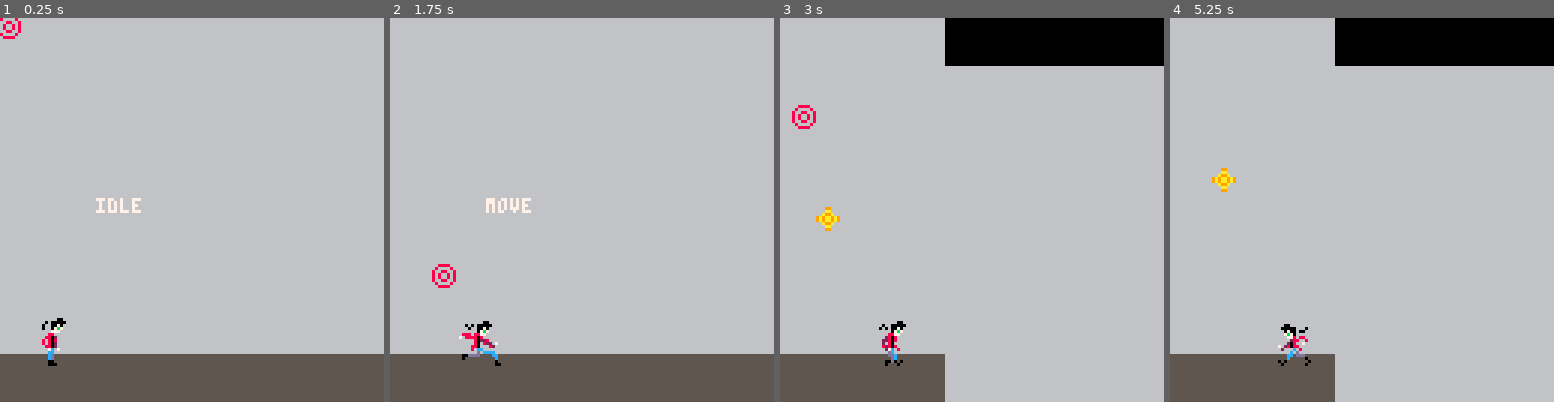
Above: before the commit, frames 1-4 (left to right).
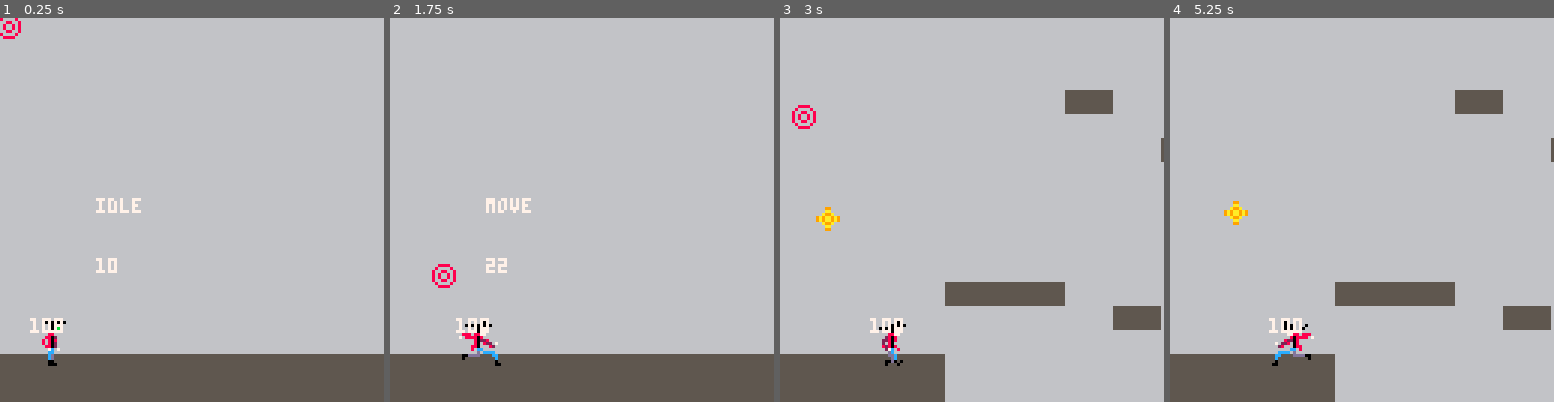
Above: after the commit, the same moments.

Repository: imELVEE/evils-edge
Game: PICO-8 cartridge simple-gravity.p8
Two runs of this game, one before a commit and one after it. Both use one fixed random seed, a clock stepped at 60 frames per second and the inputs below.
Inputs (mouse positions are in pixels of both pictures, inside the frame that each line leads up to):
- Up to frame 1 (0.25 s): no input
- Up to frame 2 (1.75 s): click (670, 121) at 0.67 s; click (436, 267) at 1.22 s; hold Right from 1.6 s (still down)
- Up to frame 3 (3 s): click (887, 114) at 1.77 s; release Right at 2.1 s; hold Up 2.15-2.42 s; click (952, 259) at 2.32 s; hold Right from 2.47 s (still down); click (1014, 106) at 2.87 s
- Up to frame 4 (5.25 s): release Right at 3.03 s; hold Left 3.08-3.58 s; click (1465, 256) at 3.42 s; click (1231, 102) at 3.97 s; hold Right 4.02-4.68 s; click (1292, 248) at 4.52 s; hold Up 4.73-5.03 s; click (1354, 94) at 5.07 s; hold Left from 5.08 s (still down)

The runs differ from the first frame. In frame 1, 0.3% of the frame differs, in the area x 7-31%, y 62-83%; in frame 2, 0.3%; in frame 3, 11%; in frame 4, 12%, in the area x 10-100%, y 0-91%.

Commit message:
simple map generator and working platforming

Diff:
--- a/simple-gravity.p8
+++ b/simple-gravity.p8
@@ -8,25 +8,39 @@
 	mouse.init()
 
 	bullets = {}
+
+	init_level_1()
 end
 
 function _update()
+	if (player.x > 120) then
+		floor = level_1_floor[ceil(player.x/8)]*8 - 15
+	else
+		floor = 100
+	end
 	gravity(player)
 	bullet_travel()
 
 	move(player)
 	jump(player)
 	shoot(player)
+
+	restart_check()
 end
 
 function _draw()
 	cls()
 	map()
+	draw_map(level_1_floor)
 	draw_sprite(player)
 	draw_target()
 	draw_bullets()
 	camera_follow()
 	print(player.state,32,60, 7)
+	print(player.x,32,80,7)
+	if (player.x >= 10) then
+		print(floor,player.x,floor,7)
+	end
 end
 -->8
 // world logic
@@ -36,11 +50,11 @@
 	end
 
 	if (unit.gravity) then
-		if (unit.y < floor) then
+		if (unit.y <= floor+5 and unit.y >= floor-5) then
+			unit.jump_cycle = 0
+			unit.y = floor
+		else
 			unit.y += 5
-		else
-			unit.y = floor
-			unit.jump_cycle = 0
 		end
 	end
 end
@@ -60,6 +74,12 @@
 		camera(player.x)
 	elseif (player.x < peek2(0x5f28)) then
 		camera(player.x-70)
+	end
+end
+
+function restart_check()
+	if (player.y > 120) then
+		_init()
 	end
 end
 -->8
@@ -121,6 +141,19 @@
 function draw_bullets()
 	for i,b in ipairs(bullets) do
 		spr(16,b.x,b.y)
+	end
+end
+
+function draw_map(floor_map)
+	for i,v in ipairs(floor_map) do
+		if (i > 15) then
+			mset(i,v,129)
+			for h = 0, 16 do
+				if (h != v) then
+					mset(i,h,128)
+				end
+			end
+		end
 	end
 end
 -->8
@@ -270,6 +303,24 @@
 }
 
 
+-->8
+// map gen
+
+function init_level_1()
+	level_1_floor = {}
+	for lvl_x = 1, 120 do
+		y = rnd(14)
+		if (y < 3) then
+		 y = -1
+		end
+		length = rnd(4+2)
+		for x_it = 0, length do
+			add(level_1_floor,flr(y))
+		end
+	end
+
+	return level_1_floor;
+end
 __gfx__
 0000000000888800fffffffff00fffffffffffffffffffffffffffffffffffffffffffffffffffffffffffffffffffffffffffffffffffffffffffffffffffff
 0000000008000080fffff0f00000fffffffffffff00ffffffffffffffffffffffffffffffffffffffffffffffffffffffffffffff00ffffffffffffff00fffff
@@ -336,30 +387,43 @@
 00008777777800000000000000000000000000000000000000000000000000000000000000000000000000000000000000000000000000000000000000000000
 00000888888000000000000000000000000000000000000000000000000000000000000000000000000000000000000000000000000000000000000000000000
 66666666555555550000000000000000000000000000000000000000000000000000000000000000000000000000000000000000000000000000000000000000
-66666666555555550000000000000000000000000000000000000000000000000000000000000000000000000000000000000000000000000000000000000000
-66666666555555550000000000000000000000000000000000000000000000000000000000000000000000000000000000000000000000000000000000000000
-66666666555555550000000000000000000000000000000000000000000000000000000000000000000000000000000000000000000000000000000000000000
+66666666555555550000000000000000000000000000000000000000000000080808080808080808080808080808080808080808080808080808080808080808
+66666666555555550000000000000000000000000000000000000000000000000000000000000000000000000000000000000000000000000000000000000000
+66666666555555550000000000000000000000000000000000000000000000080808080808080808080808080808080808080808080808080808080808080808
 66666666555555550000000000000000000000000000000000000000000000000000000000000000000000000000000000000000000000000000000000000000
 66666666555555550000000000000000000000000000000000000000000000000000000000000000000000000000000000000000000000000000000000000000
 66666666555555550000000000000000000000000000000000000000000000000000000000000000000000000000000000000000000000000000000000000000
 66666666555555550000000000000000000000000000000000000000000000000000000000000000000000000000000000000000000000000000000000000000
 __map__
-8080808080808080808080808080808000000000000000000000000000000000000000000000000000000000000000000000000000000000000000000000000000000000000000000000000000000000000000000000000000000000000000000000000000000000000000000000000000000000000000000000000000000000
-8080808080808080808080808080808000000000000000000000000000000000000000000000000000000000000000000000000000000000000000000000000000000000000000000000000000000000000000000000000000000000000000000000000000000000000000000000000000000000000000000000000000000000
-8080808080808080808080808080808080808080808080808080808080800000000000000000000000000000000000000000000000000000000000000000000000000000000000000000000000000000000000000000000000000000000000000000000000000000000000000000000000000000000000000000000000000000
-8080808080808080808080808080808080808080808080808080808080800000000000000000000000000000000000000000000000000000000000000000000000000000000000000000000000000000000000000000000000000000000000000000000000000000000000000000000000000000000000000000000000000000
-8080808080808080808080808080808080808080808080808080808080800000000000000000000000000000000000000000000000000000000000000000000000000000000000000000000000000000000000000000000000000000000000000000000000000000000000000000000000000000000000000000000000000000
-8080808080808080808080808080808080808080808080808080808080800000000000000000000000000000000000000000000000000000000000000000000000000000000000000000000000000000000000000000000000000000000000000000000000000000000000000000000000000000000000000000000000000000
-8080808080808080808080808080808080808080808080808080808080800000000000000000000000000000000000000000000000000000000000000000000000000000000000000000000000000000000000000000000000000000000000000000000000000000000000000000000000000000000000000000000000000000
-8080808080808080808080808080808080808080808080808080808080800000000000000000000000000000000000000000000000000000000000000000000000000000000000000000000000000000000000000000000000000000000000000000000000000000000000000000000000000000000000000000000000000000
-8080808080808080808080808080808080808080808080808080808080800000000000000000000000000000000000000000000000000000000000000000000000000000000000000000000000000000000000000000000000000000000000000000000000000000000000000000000000000000000000000000000000000000
-8080808080808080808080808080808080808080808080808080808080800000000000000000000000000000000000000000000000000000000000000000000000000000000000000000000000000000000000000000000000000000000000000000000000000000000000000000000000000000000000000000000000000000
-8080808080808080808080808080808080808080808080808080808080800000000000000000000000000000000000000000000000000000000000000000000000000000000000000000000000000000000000000000000000000000000000000000000000000000000000000000000000000000000000000000000000000000
-8080808080808080808080808080808080808080808080808080808080800000000000000000000000000000000000000000000000000000000000000000000000000000000000000000000000000000000000000000000000000000000000000000000000000000000000000000000000000000000000000000000000000000
-8080808080808080808080808080808080808080808080808080808080800000000000000000000000000000000000000000000000000000000000000000000000000000000000000000000000000000000000000000000000000000000000000000000000000000000000000000000000000000000000000000000000000000
-8080808080808080808080808080808080808080808080808080808080800000000000000000000000000000000000000000000000000000000000000000000000000000000000000000000000000000000000000000000000000000000000000000000000000000000000000000000000000000000000000000000000000000
-8181818181818181818181818181818180808080808080808080808080800000000000000000000000000000000000000000000000000000000000000000000000000000000000000000000000000000000000000000000000000000000000000000000000000000000000000000000000000000000000000000000000000000
-8181818181818181818181818181818180808080808080808080808080800000000000000000000000000000000000000000000000000000000000000000000000000000000000000000000000000000000000000000000000000000000000000000000000000000000000000000000000000000000000000000000000000000
-8080808080808080808080808080808080808080808080808080808080800000000000000000000000000000000000000000000000000000000000000000000000000000000000000000000000000000000000000000000000000000000000000000000000000000000000000000000000000000000000000000000000000000
-8080808080808080808080808080808080808080808080808080808080800000000000000000000000000000000000000000000000000000000000000000000000000000000000000000000000000000000000000000000000000000000000000000000000000000000000000000000000000000000000000000000000000000
-8080808080808080808080808080808080808080808080808080808080800000000000000000000000000000000000000000000000000000000000000000000000000000000000000000000000000000000000000000000000000000000000000000000000000000000000000000000000000000000000000000000000000000
+8080808080808080808080808080808080808080808080808080808080808080808080808080808080808080808080808080808080808080808080808080808080808080808080808080808080808080808080808080808080808080808080808080808080808080808080808080808080808080808080808080808080808080
+8080808080808080808080808080808080808080808080808080808080808080808080808080808080808080808080808080808080808080808080808080808080808080808080808080808080808080808080808080808080808080808080808080808080808080808080808080808080808080808080808080808080808080
+8080808080808080808080808080808080808080808080808080808080808080808080808080808080808080808080808080808080808080808080808080808080808080808080808080808080808080808080808080808080808080808080808080808080808080808080808080808080808080808080808080808080808080
+8080808080808080808080808080808080808080808080808080808080808080808080808080808080808080808080808080808080808080808080808080808080808080808080808080808080808080808080808080808080808080808080808080808080808080808080808080808080808080808080808080808080808080
+8080808080808080808080808080808080808080808080808080808080808080808080808080808080808080808080808080808080808080808080808080808080808080808080808080808080808080808080808080808080808080808080808080808080808080808080808080808080808080808080808080808080808080
+8080808080808080808080808080808080808080808080808080808080808080808080808080808080808080808080808080808080808080808080808080808080808080808080808080808080808080808080808080808080808080808080808080808080808080808080808080808080808080808080808080808080808080
+8080808080808080808080808080808080808080808080808080808080808080808080808080808080808080808080808080808080808080808080808080808080808080808080808080808080808080808080808080808080808080808080808080808080808080808080808080808080808080808080808080808080808080
+8080808080808080808080808080808080808080808080808080808080808080808080808080808080808080808080808080808080808080808080808080808080808080808080808080808080808080808080808080808080808080808080808080808080808080808080808080808080808080808080808080808080808080
+8080808080808080808080808080808080808080808080808080808080808080808080808080808080808080808080808080808080808080808080808080808080808080808080808080808080808080808080808080808080808080808080808080808080808080808080808080808080808080808080808080808080808080
+8080808080808080808080808080808080808080808080808080808080808080808080808080808080808080808080808080808080808080808080808080808080808080808080808080808080808080808080808080808080808080808080808080808080808080808080808080808080808080808080808080808080808080
+8080808080808080808080808080808080808080808080808080808080808080808080808080808080808080808080808080808080808080808080808080808080808080808080808080808080808080808080808080808080808080808080808080808080808080808080808080808080808080808080808080808080808080
+8080808080808080808080808080808080808080808080808080808080808080808080808080808080808080808080808080808080808080808080808080808080808080808080808080808080808080808080808080808080808080808080808080808080808080808080808080808080808080808080808080808080808080
+8080808080808080808080808080808080808080808080808080808080808080808080808080808080808080808080808080808080808080808080808080808080808080808080808080808080808080808080808080808080808080808080808080808080808080808080808080808080808080808080808080808080808080
+8080808080808080808080808080808080808080808080808080808080808080808080808080808080808080808080808080808080808080808080808080808080808080808080808080808080808080808080808080808080808080808080808080808080808080808080808080808080808080808080808080808080808080
+8181818181818181818181818181818180808080808080808080808080808080808080808080808080808080808080808080808080808080808080808080808080808080808080808080808080808080808080808080808080808080808080808080808080808080808080808080808080808080808080808080808080808080
+8181818181818181818181818181818180808080808080808080808080808080808080808080808080808080808080808080808080808080808080808080808080808080808080808080808080808080808080808080808080808080808080808080808080808080808080808080808080808080808080808080808080808080
+8080808080808080808080808080808080808080808080808080808080808080808080808080808080808080808080808080808080808080808080808080808080808080808080808080808080808080808080808080808080808080808080808080808080808080808080808080808080808080808080808080808080808080
+8080808080808080808080808080808080808080808080808080808080808080808080808080808080808080808080808080808080808080808080808080808080808080808080808080808080808080808080808080808080808080808080808080808080808080808080808080808080808080808080808080808080808080
+8080808080808080808080808080808080808080808080808080808080808080808080808080808080808080808080808080808080808080808080808080808080808080808080808080808080808080808080808080808080808080808080808080808080808080808080808080808080808080808080808080808080808080
+8080808080808080808080808080808080808080808080808080808080808080808080808080808080808080808080808080808080808080808080808080808080808080808080808080808080808080808080808080808080808080808080808080808080808080808080808080808080808080808080808080808080808080
+0000008080808080808080808080808080808080808080808080808080808080808080808080808080808080808080808080808080808080808080808080808080808080808080808080808080808080808080808080808080808080808080808080808080808080808080808080808080808080808080808080808080808080
+0000008080808080808080808080808080808080808080808080808080808080808080808080808080808080808080808080808080808080808080808080808080808080808080808080808080808080808080808080808080808080808080808080808080808080808080808080808080808080808080808080808080808080
+0000008080808080808080808080808080808080808080808080808080808080808080808080808080808080808080808080808080808080808080808080808080808080808080808080808080808080808080808080808080808080808080808080808080808080808080808080808080808080808080808080808080808080
+0000008080808080808080808080808080808080808080808080808080808080808080808080808080808080808080808080808080808080808080808080808080808080808080808080808080808080808080808080808080808080808080808080808080808080808080808080808080808080808080808080808080808080
+0000008080808080808080808080808080808080808080808080808080808080808080808080808080808080808080808080808080808080808080808080808080808080808080808080808080808080808080808080808080808080808080808080808080808080808080808080808080808080808080808080808080808080
+0000008080808080808080808080808080808080808080808080808080808080808080808080808080808080808080808080808080808080808080808080808080808080808080808080808080808080808080808080808080808080808080808080808080808080808080808080808080808080808080808080808080808080
+0000008080808080808080808080808080808080808080808080808080808080808080808080808080808080808080808080808080808080808080808080808080808080808080808080808080808080808080808080808080808080808080808080808080808080808080808080808080808080808080808080808080808080
+0000008080808080808080808080808080808080808080808080808080808080808080808080808080808080808080808080808080808080808080808080808080808080808080808080808080808080808080808080808080808080808080808080808080808080808080808080808080808080808080808080808080808080
+0000008080808080808080808080808080808080808080808080808080808080808080808080808080808080808080808080808080808080808080808080808080808080808080808080808080808080808080808080808080808080808080808080808080808080808080808080808080808080808080808080808080808080
+0000008080808080808080808080808080808080808080808080808080808080808080808080808080808080808080808080808080808080808080808080808080808080808080808080808080808080808080808080808080808080808080808080808080808080808080808080808080808080808080808080808080808080
+0000008080808080808080808080808080808080808080808080808080808080808080808080808080808080808080808080808080808080808080808080808080808080808080808080808080808080808080808080808080808080808080808080808080808080808080808080808080808080808080808080808080808080
+0000000000000000000000000000000000000000000000000000000000000000000000000000000000000000000000000000000000000000000000000000000000000000000000000000000000000000000000000000000000000000000000808080808080808080808080808080808080808080808080808080808080808080
